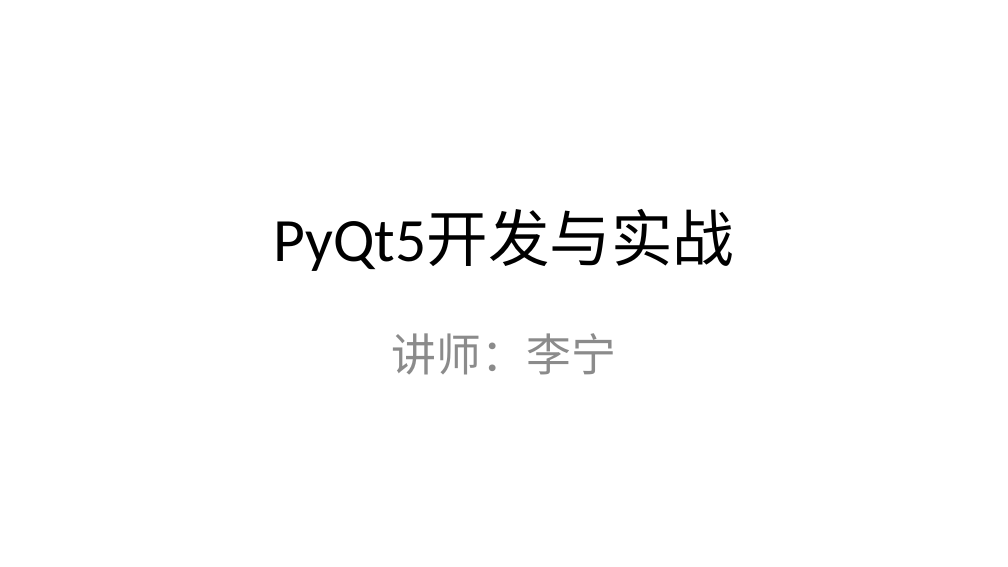
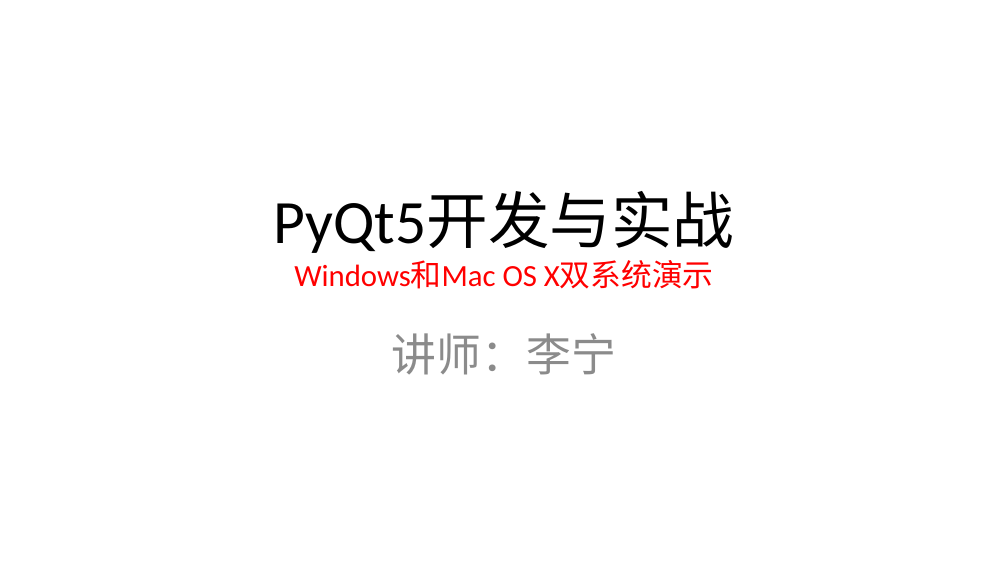
Before and after one commit to geekori/pyqt5, a slide deck: slide 1 of documents/01-初识PyQt5-01-PyQt5简介.pptx. Drawn at 1008x567 pixels with LibreOffice and Linux fonts; fonts in the diff are those of the drawing. Boxes give left, top, right and bottom in pixels: in the first picture for what was removed or moved away, otherwise in the second. Text is boxed around its words. In the diff, an @@ line names an element or a change of style, - is before the commit and + after.

```diff
--- a/documents/01-初识PyQt5-01-PyQt5简介.pptx
+++ b/documents/01-初识PyQt5-01-PyQt5简介.pptx
@@ title at (x1=273, y1=191, x2=734, y2=289): text changed; size 44 to 22 pt; text colour #000000 to #FF0000 @@
-PyQt5开发与实战
+PyQt5开发与实战
+Windows和Mac OS X双系统演示
```
Also in this commit, not shown: 1 other slide changed.
